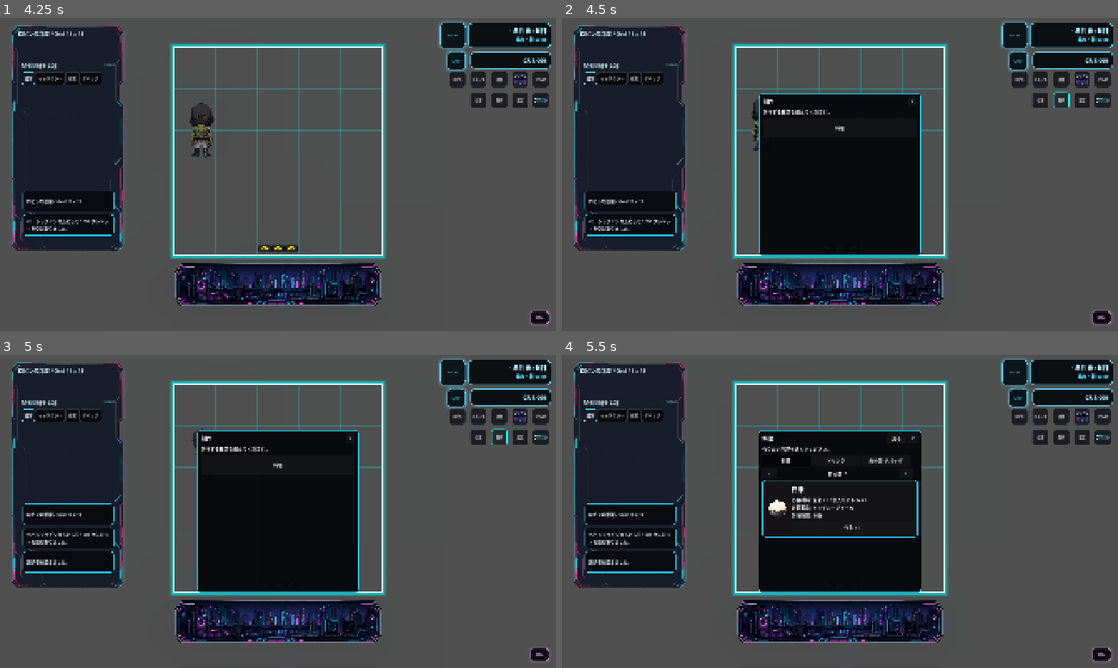
Above: before the commit, frames 1-4 (two rows, left to right).
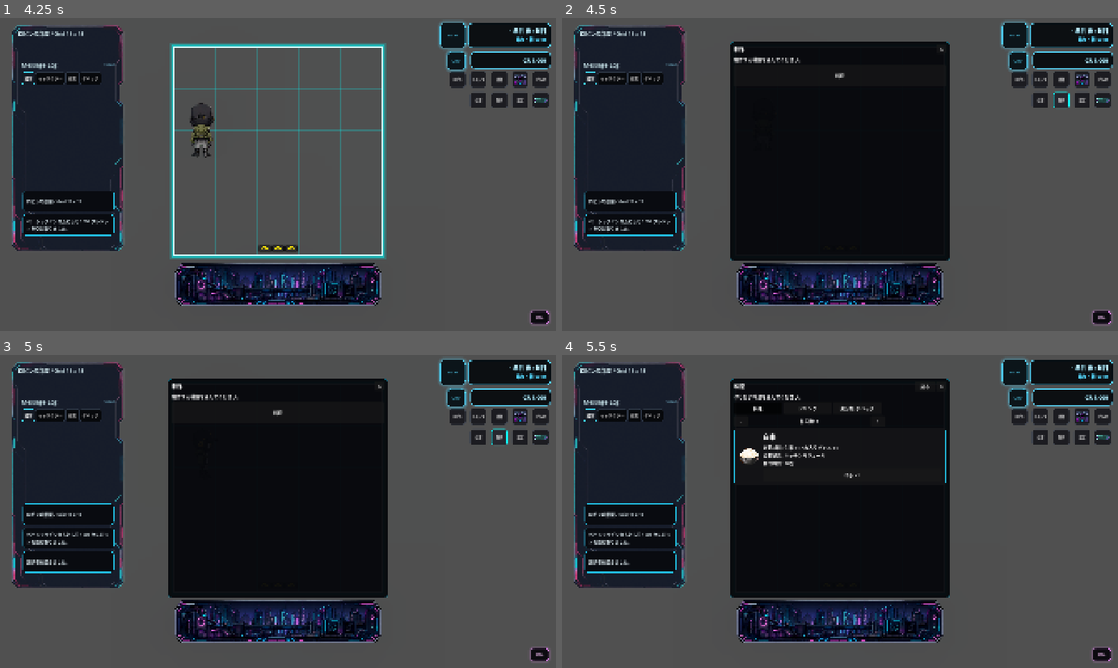
Above: after the commit, the same moments.

Repository: grimoire1089-coder/optimistic
Game: Godot game, scene res://Scenes/Boot/TitleScene.tscn
Same seed, same stepped clock (60 frames per second), same inputs: the game is played once before the commit and once after it. Sound files missing from this copy of the repository are replaced by a short silence.
Inputs:
- Up to frame 1 (4.25 s): click "はじめる" at 0.5 s; click "BGM" at 1.25 s; click "OFF" at 2 s; click "ロビン" at 2.75 s; click "×" at 3.5 s
- Up to frame 2 (4.5 s): click "制作" at 4.25 s
- Up to frame 3 (5 s): no input
- Up to frame 4 (5.5 s): click "料理" at 5 s

Frame 1 is identical in both runs. In frame 2, 13% of the frame differs, in the area x 30-70%, y 7-78%; in frame 3, 13%; in frame 4, 14%.

Commit message:
Use shop aligned production menu script

Diff:
--- a/Scenes/UI/HUD/ProductionMenu.tscn
+++ b/Scenes/UI/HUD/ProductionMenu.tscn
@@ -1,6 +1,6 @@
 [gd_scene load_steps=3 format=3]
 
-[ext_resource type="Script" path="res://Scripts/UI/HUD/CraftMenu.gd" id="1_craft_menu"]
+[ext_resource type="Script" path="res://Scripts/UI/HUD/ProductionMenuShopAligned.gd" id="1_craft_menu"]
 
 [sub_resource type="StyleBoxFlat" id="StyleBoxFlat_panel"]
 bg_color = Color(0.025, 0.03, 0.045, 0.96)
